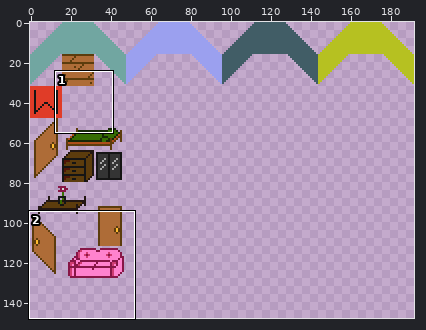
Two versions of one sprite sheet, assets/images/tilesets/tiles.png. The first picture is a wide view before the edit; the outline marks the close-up.
Close-up. Before:
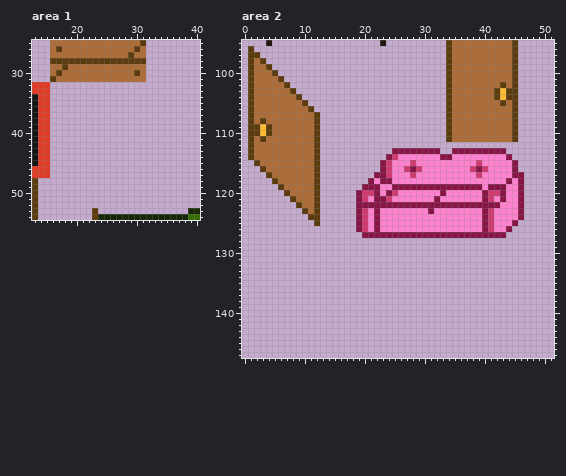
The file is 192x256 pixels. Shown: area 1: x 13..40, y 25..54; area 2: x 0..51, y 95..147. The wide view leaves out empty margins.
After the commit:
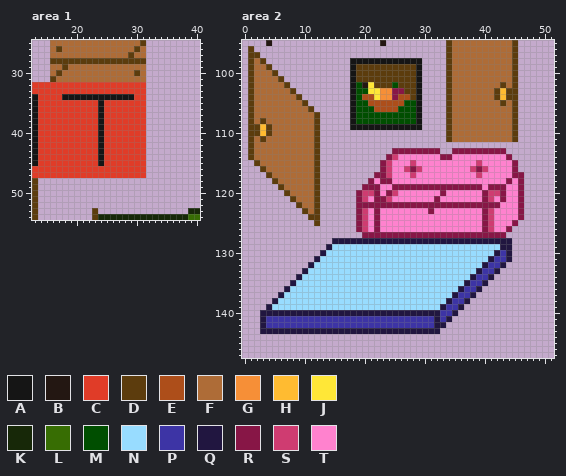
Palette (. is transparent): A #151515  B #231712  C #e03c28  D #5c3c0d  E #ad4e1a  F #ae6c37  G #f68f37  H #ffbb31  J #ffe737  K #172808  L #376d03  M #004e00  N #98dcff  P #3d34a5  Q #211640  R #871646  S #cf3c71  T #ff82ce
What changed:
--- area 1
@@ x 13..40 @@
 31 ...DFFFFFFFFFFFFFFF.........
-32 CCC.........................
-33 CCC.........................
-34 ACC.........................
-35 ACC.........................
-36 ACC.........................
-37 ACC.........................
-38 ACC.........................
-39 ACC.........................
-40 ACC.........................
-41 ACC.........................
-42 ACC.........................
-43 ACC.........................
-44 ACC.........................
-45 ACC.........................
-46 CCC.........................
-47 CCC.........................
+32 CCCCCCCCCCCCCCCCCCC.........
+33 CCCCCCCCCCCCCCCCCCC.........
+34 ACCCCAAAAAAAAAAAACC.........
+35 ACCCCCCCCCCACCCCCCC.........
+36 ACCCCCCCCCCACCCCCCC.........
+37 ACCCCCCCCCCACCCCCCC.........
+38 ACCCCCCCCCCACCCCCCC.........
+39 ACCCCCCCCCCACCCCCCC.........
+40 ACCCCCCCCCCACCCCCCC.........
+41 ACCCCCCCCCCACCCCCCC.........
+42 ACCCCCCCCCCACCCCCCC.........
+43 ACCCCCCCCCCACCCCCCC.........
+44 ACCCCCCCCCCACCCCCCC.........
+45 ACCCCCCCCCCACCCCCCC.........
+46 CCCCCCCCCCCCCCCCCCC.........
+47 CCCCCCCCCCCCCCCCCCC.........
 48 D...........................
--- area 2
@@ x 16..31 @@
  97 ................
- 98 ................
- 99 ................
-100 ................
-101 ................
-102 ................
-103 ................
-104 ................
-105 ................
-106 ................
-107 ................
-108 ................
-109 ................
+ 98 ..AAAAAAAAAAAA..
+ 99 ..ADDDDDDDDDDA..
+100 ..ADDDDDDDDDDA..
+101 ..ADDDDDDDDDDA..
+102 ..AMBJDDDMDDDA..
+103 ..AMMJJGGRRDDA..
+104 ..AMEEJGGREEDA..
+105 ..AMMEEEEEEMMA..
+106 ..AMMMEEEEMMMA..
+107 ..AMMMMMMMMMMA..
+108 ..AMMMMMMMMMMA..
+109 ..AAAAAAAAAAAA..
 110 ................
@@ x 0..51 @@
 127 ....................RRRRRRRRRRRRRRRRRRRRRRRR........
-128 ....................................................
-129 ....................................................
-130 ....................................................
-131 ....................................................
-132 ....................................................
-133 ....................................................
-134 ....................................................
-135 ....................................................
-136 ....................................................
-137 ....................................................
-138 ....................................................
-139 ....................................................
-140 ....................................................
-141 ....................................................
-142 ....................................................
-143 ....................................................
+128 ...............QQQQQQQQQQQQQQQQQQQQQQQQQQQQQQ.......
+129 ..............QNNNNNNNNNNNNNNNNNNNNNNNNNNNNQQ.......
+130 .............QNNNNNNNNNNNNNNNNNNNNNNNNNNNNQPQ.......
+131 ............QNNNNNNNNNNNNNNNNNNNNNNNNNNNNQPPQ.......
+132 ...........QNNNNNNNNNNNNNNNNNNNNNNNNNNNNQPPQ........
+133 ..........QNNNNNNNNNNNNNNNNNNNNNNNNNNNNQPPQ.........
+134 .........QNNNNNNNNNNNNNNNNNNNNNNNNNNNNQPPQ..........
+135 ........QNNNNNNNNNNNNNNNNNNNNNNNNNNNNQPPQ...........
+136 .......QNNNNNNNNNNNNNNNNNNNNNNNNNNNNQPPQ............
+137 ......QNNNNNNNNNNNNNNNNNNNNNNNNNNNNQPPQ.............
+138 .....QNNNNNNNNNNNNNNNNNNNNNNNNNNNNQPPQ..............
+139 ....QNNNNNNNNNNNNNNNNNNNNNNNNNNNNQPPQ...............
+140 ...QQQQQQQQQQQQQQQQQQQQQQQQQQQQQQPPQ................
+141 ...QPPPPPPPPPPPPPPPPPPPPPPPPPPPPQPQ.................
+142 ...QPPPPPPPPPPPPPPPPPPPPPPPPPPPPQQ..................
+143 ...QQQQQQQQQQQQQQQQQQQQQQQQQQQQQQ...................
 144 ....................................................
Boxes around the changes in both close-ups, in picture pixels (x1, y1, x2, y2):
added: (50, 82, 146, 178)
added: (350, 58, 422, 130)
added: (260, 238, 512, 334)
